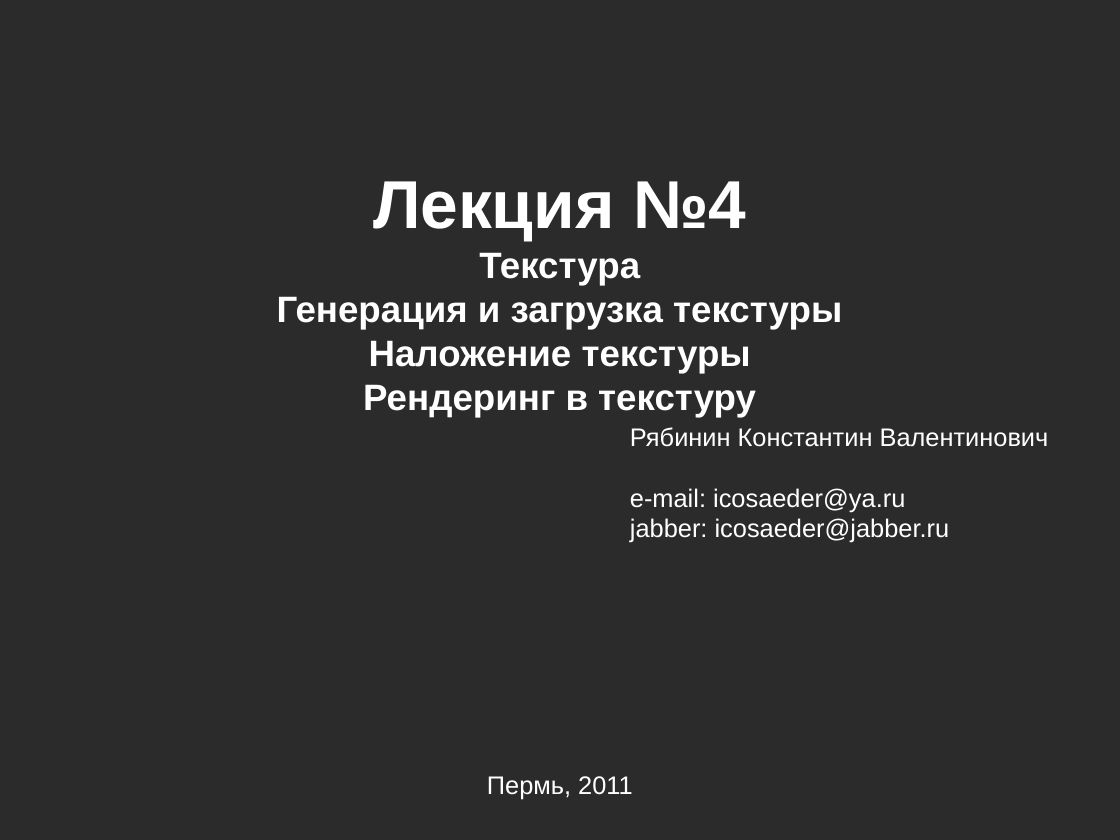
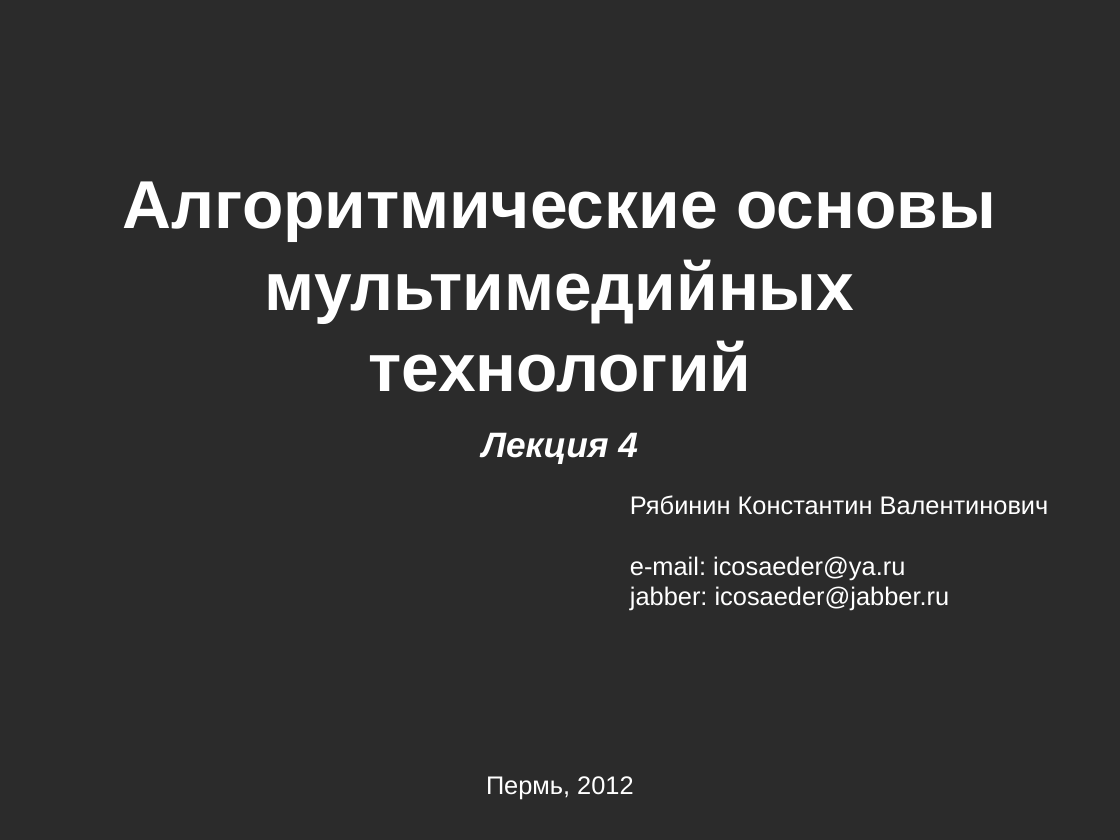
Before and after one commit to icosaeder/mmtech-lect, a slide deck: slide 1 of Лекции/Лекция №4/Лекция №4.odp. Drawn at 1120x840 pixels with LibreOffice and Linux fonts; fonts in the diff are those of the drawing; background and template pictures are left out; a plain dark background stands for a picture behind light text. Boxes give left, top, right and bottom in pixels: in the first picture for what was removed or moved away, otherwise in the second. Text is boxed around its words. In the diff, an @@ line names an element or a change of style, - is before the commit and + after.

Commit message:
update lecture 4, fix lecture 5

```diff
--- a/Лекции/Лекция №4/Лекция №4.odp
+++ b/Лекции/Лекция №4/Лекция №4.odp
@@ text added at (x1=123, y1=181, x2=996, y2=463), 48 pt, text #FFFFFF, bold @@
+Алгоритмические основы мультимедийных технологий
+Лекция 4
@@ text removed at (x1=277, y1=181, x2=842, y2=418) @@
-Лекция №4
-Текстура
-Генерация и загрузка текстуры
-Наложение текстуры
-Рендеринг в текстуру
@@ text "Рябинин Константин Валентинович" moved from (x1=630, y1=427, x2=1049, y2=543) to (x1=630, y1=495, x2=1049, y2=611) @@
@@ text at (x1=486, y1=776, x2=633, y2=799): text changed @@
-Пермь, 2011
+Пермь, 2012
```
Also in this commit, not shown: 2 other files.
